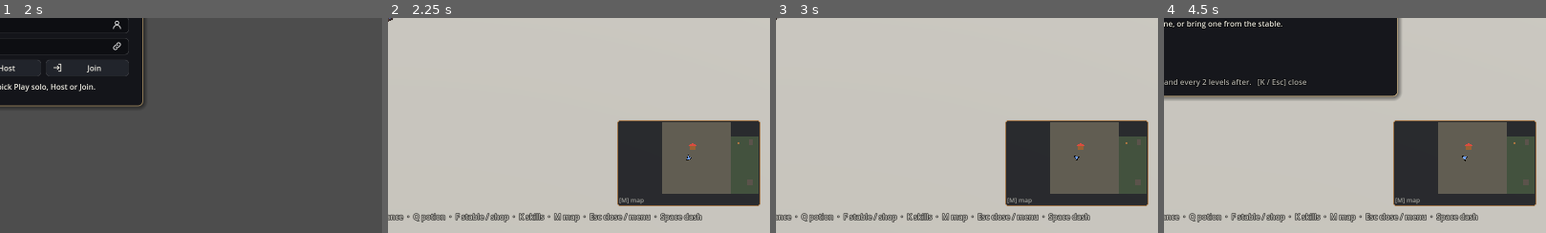
Above: before the commit, frames 1-4 (left to right).
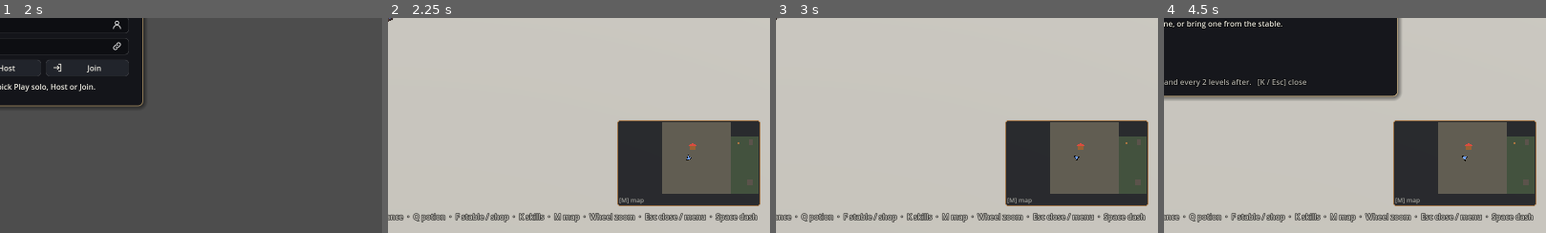
Above: after the commit, the same moments.

Repository: stealer999-design/Pack-Leader
Game: Godot game, scene res://scenes/main.tscn
Same seed, same stepped clock (60 frames per second), same inputs: the game is played once before the commit and once after it.
Inputs:
- Up to frame 1 (2 s): click "New Game" at 0.5 s; click "New Game" at 1.25 s
- Up to frame 2 (2.25 s): click "Play solo" at 2 s
- Up to frame 3 (3 s): click "Pets: Aggressive [T]" at 2.75 s
- Up to frame 4 (4.5 s): click "Pets: Passive [T]" at 3.5 s; click "Pet skills [K]" at 4.25 s
The pictures show only the part of the screen within x 50-100%, y 50-100%; the shares and areas given below are measured in that part.

Frame 1 is identical in both runs. In frame 2, 0.9% of the frame differs, in the area x 52-97%, y 90-96%; in frame 3, 0.9%; in frame 4, 0.9%.

Commit message:
Mouse wheel zooms the camera
The orthographic camera's size eases between 10 (close) and 40 (far) with
the wheel, not while the mouse is over a menu. The zoom carries over to
new levels and is saved in user://settings.cfg.

Co-Authored-By: Claude Opus 5.5 <noreply@anthropic.com>
Claude-Session: https://claude.ai/code/session_01SHXn7uzAhXhqkDiK48VPSa

Diff:
--- a/scenes/hud.tscn
+++ b/scenes/hud.tscn
@@ -163,7 +163,7 @@
 offset_bottom = -20.0
 grow_vertical = 0
 modulate = Color(1, 1, 1, 0.8)
-text = "WASD move  ·  LMB attack / smash crates  ·  E capture  ·  1 2 3 pet abilities  ·  RMB send pets  ·  T pet stance  ·  Q potion  ·  F stable / shop  ·  K skills  ·  M map  ·  Esc close / menu  ·  Space dash"
+text = "WASD move  ·  LMB attack / smash crates  ·  E capture  ·  1 2 3 pet abilities  ·  RMB send pets  ·  T pet stance  ·  Q potion  ·  F stable / shop  ·  K skills  ·  M map  ·  Wheel zoom  ·  Esc close / menu  ·  Space dash"
 
 [node name="DownedLabel" type="Label" parent="."]
 unique_name_in_owner = true
--- a/scripts/camera_rig.gd
+++ b/scripts/camera_rig.gd
@@ -2,9 +2,23 @@
 extends Node3D
 ## Isometric camera rig. Yaw/pitch are applied to this node; the Camera3D child
 ## sits back along local +Z, so it always looks at the rig's origin.
+##
+## The mouse wheel zooms (the orthographic camera's size; not while the mouse
+## is over a menu), smoothly, between
+## MIN_ZOOM and MAX_ZOOM. The zoom is kept between levels and saved in
+## user://settings.cfg, so it's remembered next time too.
+
+const MIN_ZOOM := 10.0  ## Closest: the camera shows this many units.
+const MAX_ZOOM := 40.0  ## Furthest.
+const ZOOM_STEP := 1.12  ## Per wheel notch.
+const SETTINGS_PATH := "user://settings.cfg"
 
 @export var target: Node3D
 @export var follow_speed := 8.0
+@export var zoom_speed := 10.0
+
+## The zoom being eased towards. -1 = not loaded yet.
+static var _zoom := -1.0
 @export_range(-89.0, 0.0) var pitch_degrees := -35.264:  # true isometric angle
 	set(v):
 		pitch_degrees = v
@@ -17,8 +31,49 @@
 
 func _ready() -> void:
 	_apply_angles()
-	if target and not Engine.is_editor_hint():
+	if Engine.is_editor_hint():
+		return
+	if target:
 		global_position = target.global_position
+	if _zoom < 0.0:
+		var settings := ConfigFile.new()
+		settings.load(SETTINGS_PATH)
+		_zoom = clampf(settings.get_value("camera", "zoom", camera().size), MIN_ZOOM, MAX_ZOOM)
+	camera().size = _zoom
+
+
+func camera() -> Camera3D:
+	return $Camera3D
+
+
+func _unhandled_input(event: InputEvent) -> void:
+	if Engine.is_editor_hint() or not (event is InputEventMouseButton and event.pressed):
+		return
+	if get_viewport().gui_get_hovered_control() != null:
+		return  # the wheel is for the menu or panel under the mouse
+	if event.button_index == MOUSE_BUTTON_WHEEL_UP:
+		set_zoom(_zoom / ZOOM_STEP)
+	elif event.button_index == MOUSE_BUTTON_WHEEL_DOWN:
+		set_zoom(_zoom * ZOOM_STEP)
+	else:
+		return
+	get_viewport().set_input_as_handled()
+
+
+func set_zoom(zoom: float) -> void:
+	_zoom = clampf(zoom, MIN_ZOOM, MAX_ZOOM)
+	var settings := ConfigFile.new()
+	settings.load(SETTINGS_PATH)
+	settings.set_value("camera", "zoom", _zoom)
+	settings.save(SETTINGS_PATH)
+
+
+func _process(delta: float) -> void:
+	if Engine.is_editor_hint():
+		return
+	var cam := camera()
+	if not is_equal_approx(cam.size, _zoom):
+		cam.size = lerpf(cam.size, _zoom, 1.0 - exp(-zoom_speed * delta))
 
 
 func _physics_process(delta: float) -> void:
